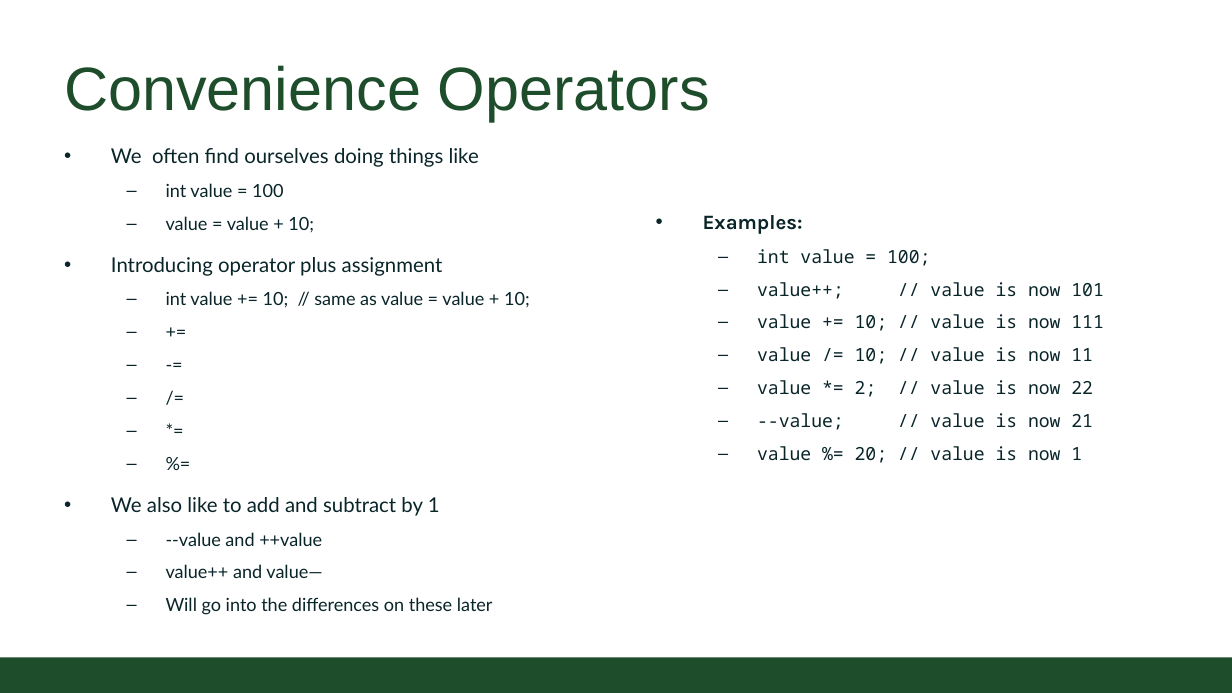
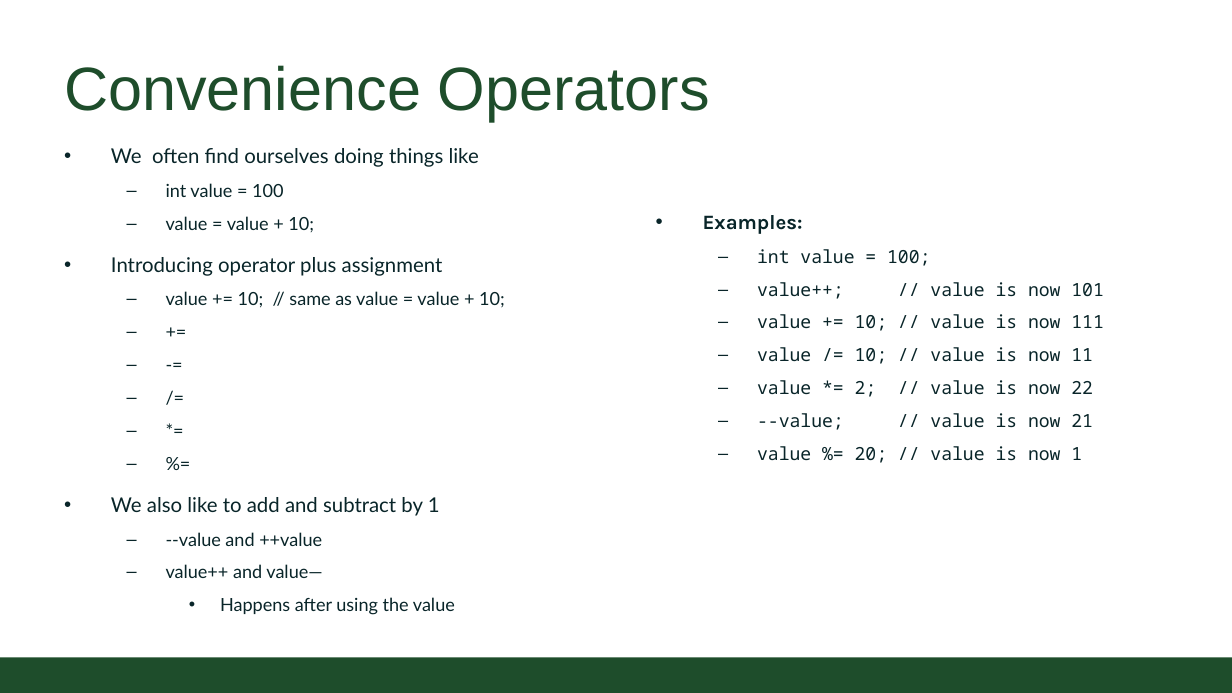
Before and after one commit to coloradostateuniversity/CSUCS1ClassExamples, a slide deck: slide 6 of slides/Online/2020/07c - modulo.pptx. Drawn at 1232x693 pixels with LibreOffice and Linux fonts; fonts in the diff are those of the drawing; background and template pictures are left out. Boxes give left, top, right and bottom in pixels: in the first picture for what was removed or moved away, otherwise in the second. Text is boxed around its words. In the diff, an @@ line names an element or a change of style, - is before the commit and + after.

```diff
--- a/slides/Online/2020/07c - modulo.pptx
+++ b/slides/Online/2020/07c - modulo.pptx
@@ text at (166,291,505,308): text changed @@
-  – int value += 10; // same as value = value + 10;
+  – value += 10; // same as value = value + 10;
@@ text at (220,597,455,615): text changed @@
-  – Will go into the differences on these later
+    • Happens after using the value
```
Also in this commit, not shown: 4 other slides changed, 8 other files.
